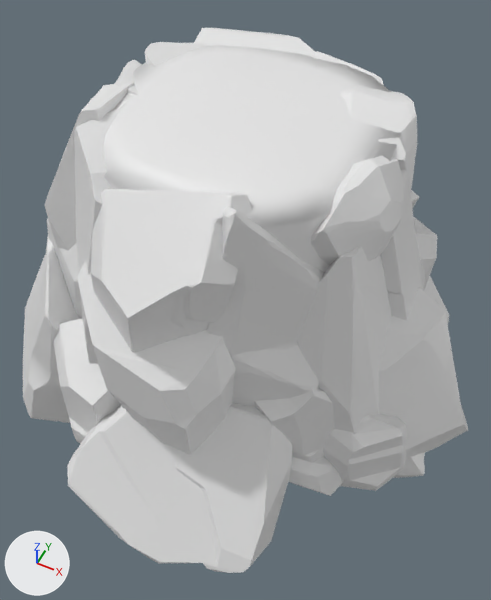
The FBX model PlayKits/Terrace/sm_uv_3x_terrace1.fbx as it was, and as the next commit left it.
One viewpoint serves both versions: a 50 mm camera at (0.022, -0.0468, 0.0701) aimed at (-0.0011, -0.0005, 0.0122). The axes (+X, +Y, +Z) are drawn at lower left. The lights are the same throughout. Materials are left out; every surface is plain grey. Where no turn or scale is listed for an object, it has been applied to the vertices.

Names of what the first picture shows: 'sm_medium_s_terrace3'.
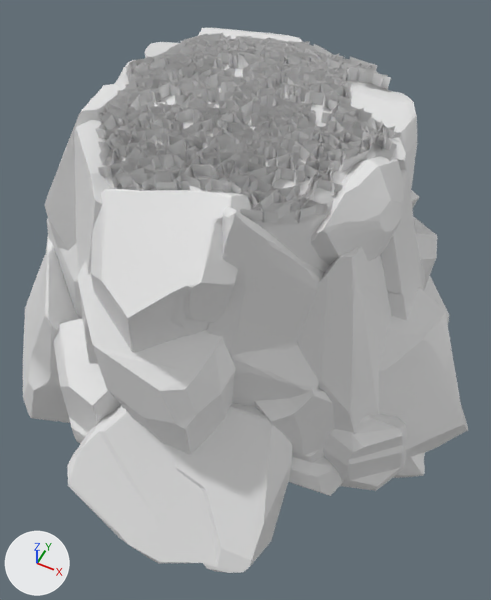
Pixel boxes [x1, y1, x2, y2] of what changed, in the pictures (491 x 600 px):
part 1 of me_mesh, added: after [96, 33, 396, 223]

What the commit changed:
me_mesh is used by ob_sm_medium_s_terrace3; location (0.0, 0.0, 0.0).
me_mesh had 8390 vertices, 16490 faces and spanned x -0.0318..0.0268, y -0.0269..0.027, z -0.0104..0.0368.
me_mesh now has 13524 vertices, 18415 faces and spans x -0.0318..0.0268, y -0.0269..0.027, z -0.0104..0.0369.
me_mesh part 1: 5134 vertices added at x -0.0163..0.0113, y -0.0123..0.0156, z 0.0343..0.0369.
